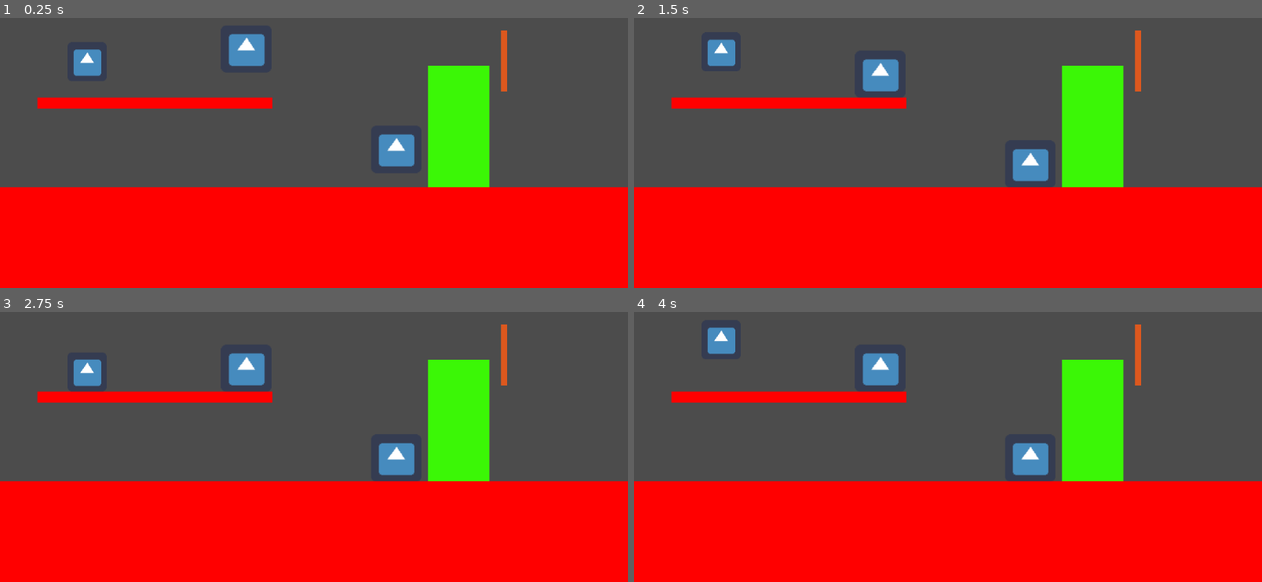
Above: before the commit, frames 1-4 (two rows, left to right).
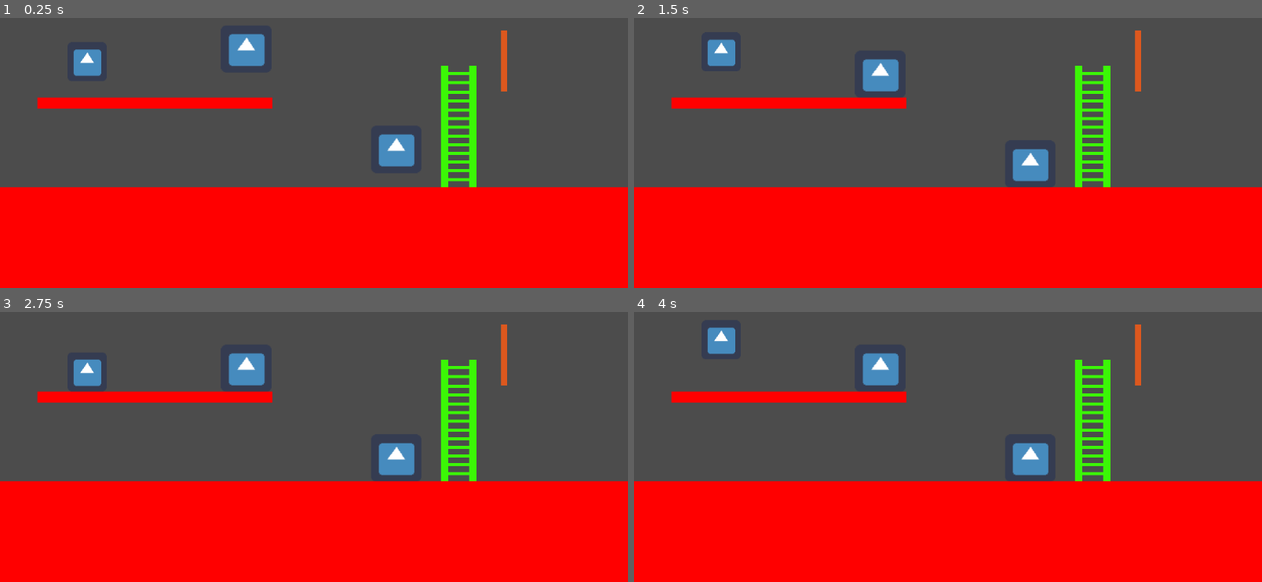
Above: after the commit, the same moments.

Repository: ludum-rlyeh/LD48-deeper-and-deeper
Game: Godot game, scene res://Scenes/InGame/Levels/LevelTests.tscn
Same seed, same stepped clock (60 frames per second), same inputs: the game is played once before the commit and once after it. The engine's default icon, where the game draws it, is replaced by a stand-in: a white triangle on a blue panel in a dark square.
Inputs:
- Up to frame 1 (0.25 s): no input
- Up to frame 2 (1.5 s): tap Enter at 0.5 s; tap Space at 1.25 s
- Up to frame 3 (2.75 s): no input
- Up to frame 4 (4 s): tap Enter at 2.75 s; tap Space at 3.5 s

The runs differ from the first frame. In frame 1, 3.0% of the frame differs, in the area x 68-78%, y 17-63%; in frame 2, 3.0%; in frame 3, 3.0%; in frame 4, 3.0%.

Commit message:
jump from ladder

Diff:
--- a/Scenes/InGame/Characters/Character.tscn
+++ b/Scenes/InGame/Characters/Character.tscn
@@ -11,6 +11,7 @@
 
 export (Vector2) var jump_impulse= Vector2(0, -300)
 export (Vector2) var speed= Vector2(200,0)
+export (Vector2) var climbing_speed = Vector2(0, 30)
 export (float) var gravity_scale = 5
 
 onready var CrateDetectorRight : RayCast2D = get_parent().get_parent().find_node(\"CrateDetectorRight\", false)
@@ -88,43 +89,44 @@
 		fsm.change_to(\"SwingingRope\", [])
 "
 
-[sub_resource type="GDScript" id=6]
+[sub_resource type="GDScript" id=3]
 resource_name = "ClimbingLadder"
 script/source = "extends Node
 
 var fsm: StateMachine
 
-var _climbing_velocity = Vector2(0, 30)
-var jump_impulse= Vector2(0, -300)
-var speed= Vector2(200,0)
+export (Vector2) var climbing_speed = Vector2(0, 30)
+
+#meh.
+onready var _speed = get_parent().find_node(\"Normal\", false).speed
+onready var _jump_impulse = get_parent().find_node(\"Normal\", false).jump_impulse
+
 var _ladder_area : Area2D
-
 
 func enter(args : Array):
 	fsm.velocity.x = 0
 	_ladder_area = args[0]
 
 func physics_process(delta):
-	if Input.is_action_just_pressed(\"ui_select\"):
-		fsm.velocity.y= jump_impulse.y
-
-	var velocity = fsm.velocity
 	if Input.is_action_pressed(\"ui_up\"):
-		fsm.velocity -= _climbing_velocity
+		fsm.velocity.y -= climbing_speed.y
 	elif Input.is_action_pressed(\"ui_down\"):
-		fsm.velocity += _climbing_velocity
+		fsm.velocity.y += climbing_speed.y
 
 	if Input.is_action_pressed(\"ui_right\"):
-		fsm.velocity.x = speed.x
-
+		fsm.velocity.x = _speed.x
 	elif Input.is_action_pressed(\"ui_left\"):
-		fsm.velocity.x= speed.x
-
+		fsm.velocity.x = - _speed.x
 	else:
 		fsm.velocity.x=0
 
 	fsm.velocity = fsm.player.move_and_slide(fsm.velocity)
-	fsm.velocity.y = 0
+
+	if Input.is_action_just_pressed(\"ui_select\"):
+		fsm.velocity.y = _jump_impulse.y
+		fsm.change_to(\"Normal\", [])
+	else:
+		fsm.velocity.y = 0
 
 func _on_Area2D_area_exited(area):
 	if area == _ladder_area:
@@ -149,7 +151,7 @@
 script = SubResource( 2 )
 
 [node name="ClimbingLadder" type="Node" parent="States"]
-script = SubResource( 6 )
+script = SubResource( 3 )
 
 [node name="Sprite" type="Sprite" parent="."]
 texture = ExtResource( 1 )
--- a/Scenes/InGame/Elements/Ladder.tscn
+++ b/Scenes/InGame/Elements/Ladder.tscn
@@ -1,18 +1,112 @@
 [gd_scene load_steps=2 format=2]
 
 [sub_resource type="RectangleShape2D" id=1]
-extents = Vector2( 5.05435, 100.332 )
+extents = Vector2( 16.5807, 112.372 )
 
 [node name="Ladder" type="Node2D" groups=[
 "Ladders",
 ]]
-position = Vector2( 0, 100 )
 
-[node name="Polygon2D" type="Polygon2D" parent="."]
+[node name="Polygons" type="Node2D" parent="."]
+
+[node name="Polygon2D" type="Polygon2D" parent="Polygons"]
+position = Vector2( -23.126, 0 )
+scale = Vector2( 0.117479, 1 )
 color = Color( 0.235294, 0.972549, 0.027451, 1 )
 polygon = PoolVector2Array( -50, -100, 50, -100, 50, 100, -50, 100 )
+
+[node name="Polygon2D2" type="Polygon2D" parent="Polygons"]
+position = Vector2( 22.874, 0 )
+scale = Vector2( 0.117479, 1 )
+color = Color( 0.235294, 0.972549, 0.027451, 1 )
+polygon = PoolVector2Array( -50, -100, 50, -100, 50, 100, -50, 100, -50.0002, -55.0997 )
+
+[node name="Polygon2D3" type="Polygon2D" parent="Polygons"]
+position = Vector2( 0.125271, -87.4784 )
+scale = Vector2( 0.471032, 0.0241927 )
+color = Color( 0.235294, 0.972549, 0.027451, 1 )
+polygon = PoolVector2Array( -50, -100, 50, -100, 49.7717, -6.38892, 50, 100, -50, 100, -50.0002, -55.0997 )
+
+[node name="Polygon2D4" type="Polygon2D" parent="Polygons"]
+position = Vector2( 0.125271, -72.4784 )
+scale = Vector2( 0.471032, 0.0241927 )
+color = Color( 0.235294, 0.972549, 0.027451, 1 )
+polygon = PoolVector2Array( -50, -100, 50, -100, 49.7717, -6.38892, 50, 100, -50, 100, -50.0002, -55.0997 )
+
+[node name="Polygon2D5" type="Polygon2D" parent="Polygons"]
+position = Vector2( 0.125271, -56.4784 )
+scale = Vector2( 0.471032, 0.0241927 )
+color = Color( 0.235294, 0.972549, 0.027451, 1 )
+polygon = PoolVector2Array( -50, -100, 50, -100, 49.7717, -6.38892, 50, 100, -50, 100, -50.0002, -55.0997 )
+
+[node name="Polygon2D6" type="Polygon2D" parent="Polygons"]
+position = Vector2( 0.125271, -42.4784 )
+scale = Vector2( 0.471032, 0.0241927 )
+color = Color( 0.235294, 0.972549, 0.027451, 1 )
+polygon = PoolVector2Array( -50, -100, 50, -100, 49.7717, -6.38892, 50, 100, -50, 100, -50.0002, -55.0997 )
+
+[node name="Polygon2D7" type="Polygon2D" parent="Polygons"]
+position = Vector2( 0.125271, -27.4784 )
+scale = Vector2( 0.471032, 0.0241927 )
+color = Color( 0.235294, 0.972549, 0.027451, 1 )
+polygon = PoolVector2Array( -50, -100, 50, -100, 49.7717, -6.38892, 50, 100, -50, 100, -50.0002, -55.0997 )
+
+[node name="Polygon2D8" type="Polygon2D" parent="Polygons"]
+position = Vector2( 0.125271, -13.4784 )
+scale = Vector2( 0.471032, 0.0241927 )
+color = Color( 0.235294, 0.972549, 0.027451, 1 )
+polygon = PoolVector2Array( -50, -100, 50, -100, 49.7717, -6.38892, 50, 100, -50, 100, -50.0002, -55.0997 )
+
+[node name="Polygon2D9" type="Polygon2D" parent="Polygons"]
+position = Vector2( 0.125271, 0.52156 )
+scale = Vector2( 0.471032, 0.0241927 )
+color = Color( 0.235294, 0.972549, 0.027451, 1 )
+polygon = PoolVector2Array( -50, -100, 50, -100, 49.7717, -6.38892, 50, 100, -50, 100, -50.0002, -55.0997 )
+
+[node name="Polygon2D10" type="Polygon2D" parent="Polygons"]
+position = Vector2( 0.125271, 15.5216 )
+scale = Vector2( 0.471032, 0.0241927 )
+color = Color( 0.235294, 0.972549, 0.027451, 1 )
+polygon = PoolVector2Array( -50, -100, 50, -100, 49.7717, -6.38892, 50, 100, -50, 100, -50.0002, -55.0997 )
+
+[node name="Polygon2D11" type="Polygon2D" parent="Polygons"]
+position = Vector2( 0.125271, 15.5216 )
+scale = Vector2( 0.471032, 0.0241927 )
+color = Color( 0.235294, 0.972549, 0.027451, 1 )
+polygon = PoolVector2Array( -50, -100, 50, -100, 49.7717, -6.38892, 50, 100, -50, 100, -50.0002, -55.0997 )
+
+[node name="Polygon2D12" type="Polygon2D" parent="Polygons"]
+position = Vector2( 0.125271, 29.5216 )
+scale = Vector2( 0.471032, 0.0241927 )
+color = Color( 0.235294, 0.972549, 0.027451, 1 )
+polygon = PoolVector2Array( -50, -100, 50, -100, 49.7717, -6.38892, 50, 100, -50, 100, -50.0002, -55.0997 )
+
+[node name="Polygon2D13" type="Polygon2D" parent="Polygons"]
+position = Vector2( 0.125271, 43.5216 )
+scale = Vector2( 0.471032, 0.0241927 )
+color = Color( 0.235294, 0.972549, 0.027451, 1 )
+polygon = PoolVector2Array( -50, -100, 50, -100, 49.7717, -6.38892, 50, 100, -50, 100, -50.0002, -55.0997 )
+
+[node name="Polygon2D14" type="Polygon2D" parent="Polygons"]
+position = Vector2( 0.125271, 57.5216 )
+scale = Vector2( 0.471032, 0.0241927 )
+color = Color( 0.235294, 0.972549, 0.027451, 1 )
+polygon = PoolVector2Array( -50, -100, 50, -100, 49.7717, -6.38892, 50, 100, -50, 100, -50.0002, -55.0997 )
+
+[node name="Polygon2D15" type="Polygon2D" parent="Polygons"]
+position = Vector2( 0.125271, 71.5216 )
+scale = Vector2( 0.471032, 0.0241927 )
+color = Color( 0.235294, 0.972549, 0.027451, 1 )
+polygon = PoolVector2Array( -50, -100, 50, -100, 49.7717, -6.38892, 50, 100, -50, 100, -50.0002, -55.0997 )
+
+[node name="Polygon2D16" type="Polygon2D" parent="Polygons"]
+position = Vector2( 0.125271, 86.5216 )
+scale = Vector2( 0.471032, 0.0241927 )
+color = Color( 0.235294, 0.972549, 0.027451, 1 )
+polygon = PoolVector2Array( -50, -100, 50, -100, 49.7717, -6.38892, 50, 100, -50, 100, -50.0002, -55.0997 )
 
 [node name="Area2D" type="Area2D" parent="."]
 
 [node name="CollisionShape2D" type="CollisionShape2D" parent="Area2D"]
+position = Vector2( 0, -13.2142 )
 shape = SubResource( 1 )
